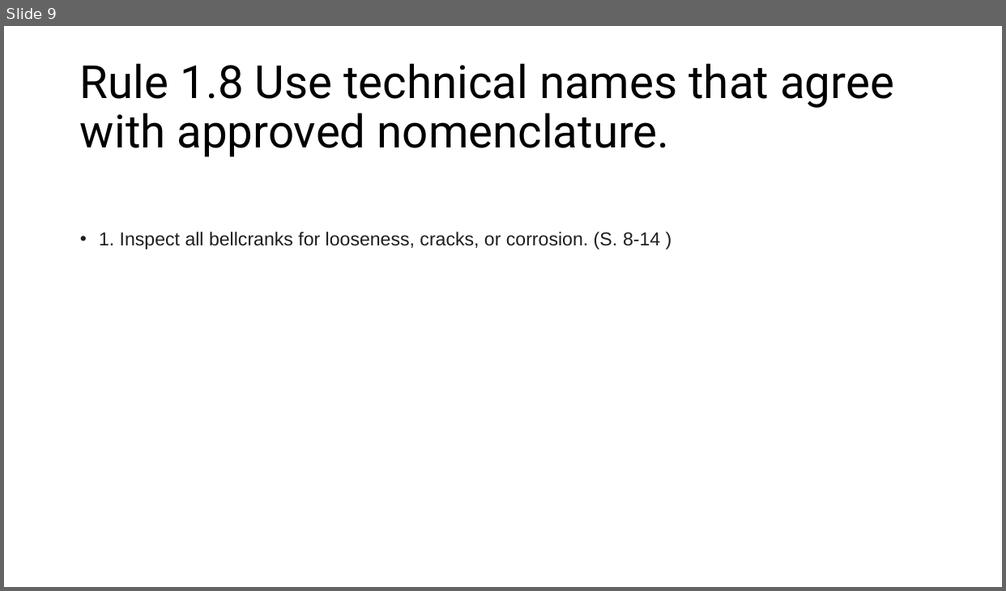
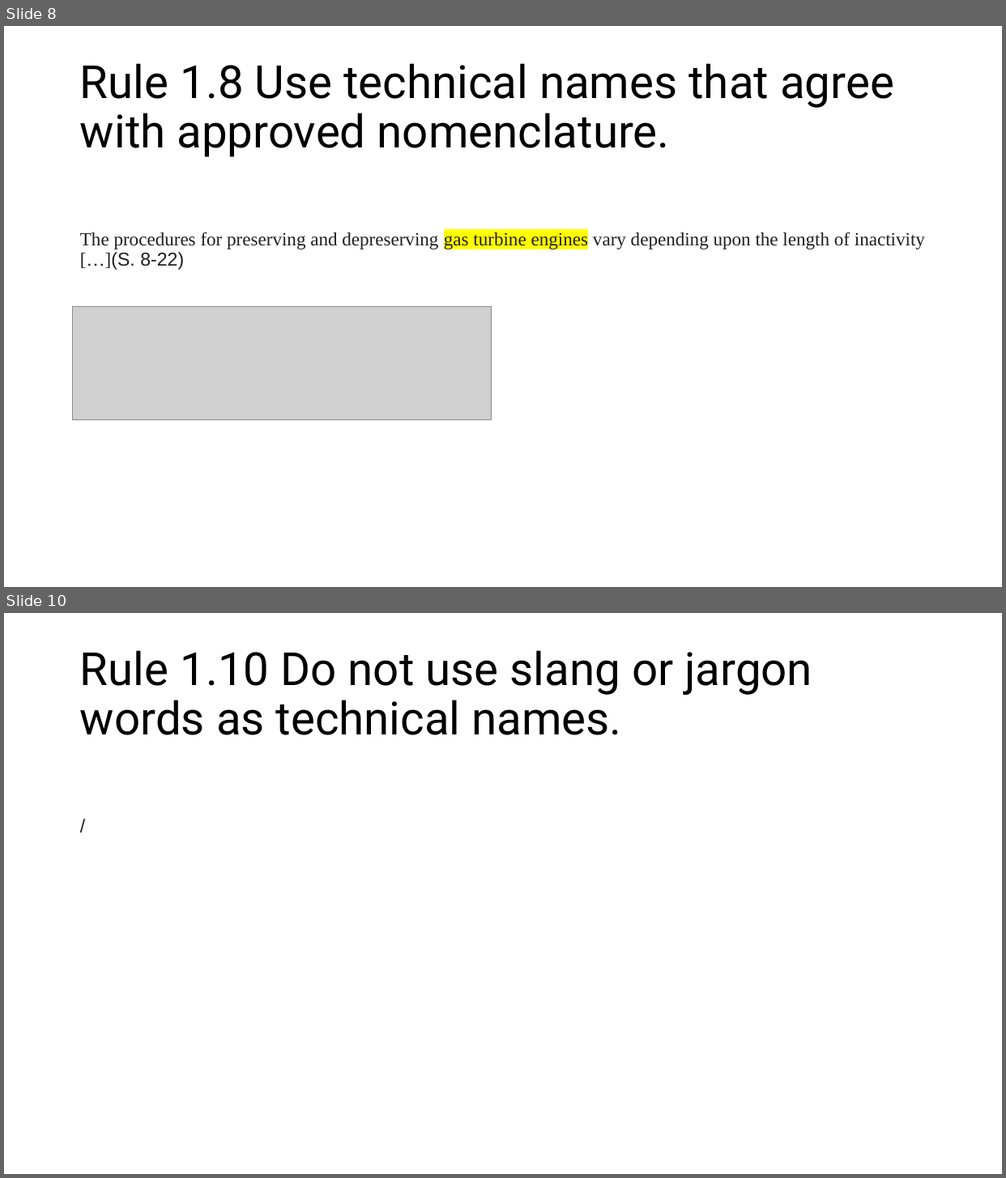
Before and after one commit to Maltrix147/Studium, a slide deck: Semester_4/simplified_English/Regeln_Malte_Hermann.pptx. Shown one above the other, each under a label of ours: slide 9 before the commit, slides 8 and 10 after it; the slides between them are not shown. The pictures are 1006x591 and 1006x1178 pixels, drawn with LibreOffice and Linux fonts; fonts in the diff are those of the drawing; grey boxes stand for pictures. Boxes give left, top, right and bottom in pixels: in the first picture for what was removed or moved away, otherwise in the second. Text is boxed around its words. In the diff, an @@ line names an element or a change of style, - is before the commit and + after.

```diff
--- a/Semester_4/simplified_English/Regeln_Malte_Hermann.pptx
+++ b/Semester_4/simplified_English/Regeln_Malte_Hermann.pptx
@@ slide 10 added at box(4, 613, 1002, 1174), background #FFFFFF @@
@@ title added at box(80, 650, 812, 735), 44 pt, text #000000 @@
+Rule 1.10 Do not use slang or jargon words as technical names.
@@ text added at box(73, 813, 934, 1119), 18 pt, text #211D1E @@
+/
@@ what was slide 9 is now slide 8 @@
@@ slide 8 changed as well @@
@@ text at box(80, 232, 925, 270): text changed; font Arial to Times New Roman; text colour #211D1E to #221E1F @@
-• 1. Inspect all bellcranks for looseness, cracks, or corrosion. (S. 8-14 )
+The procedures for preserving and depreserving gas turbine engines vary depending upon the length of inactivity […](S. 8-22)
@@ picture added at box(73, 307, 492, 420) @@
```
Also in this commit, not shown: 7 other slides changed, 5 other slides added, 1 slide removed, 3 other files.
